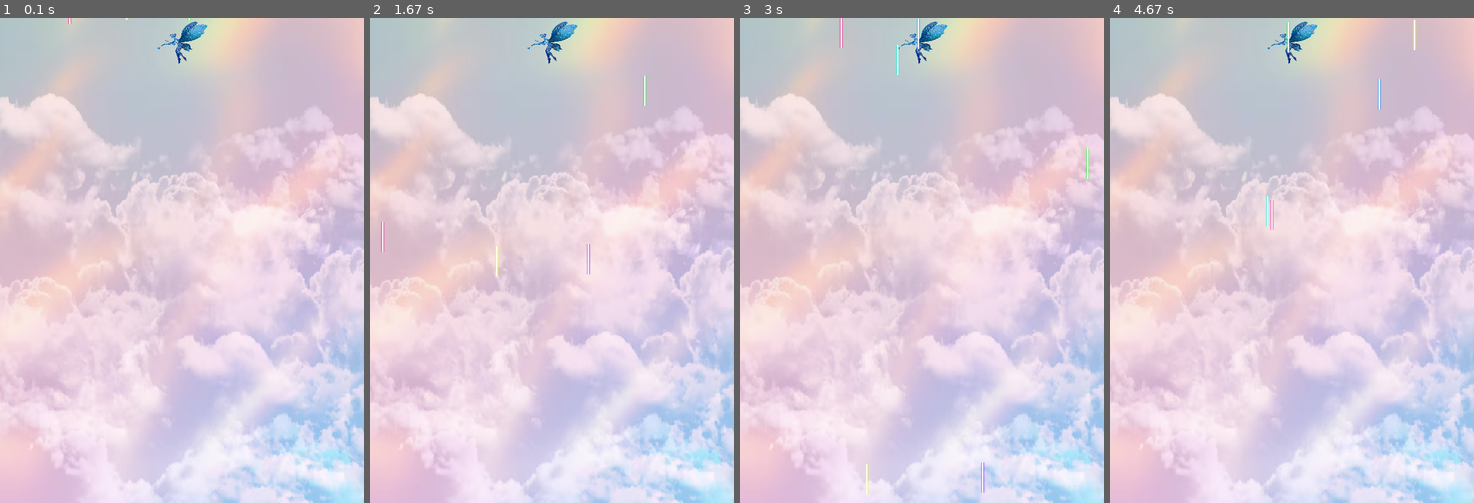
Above: before the commit, frames 1-4 (left to right).
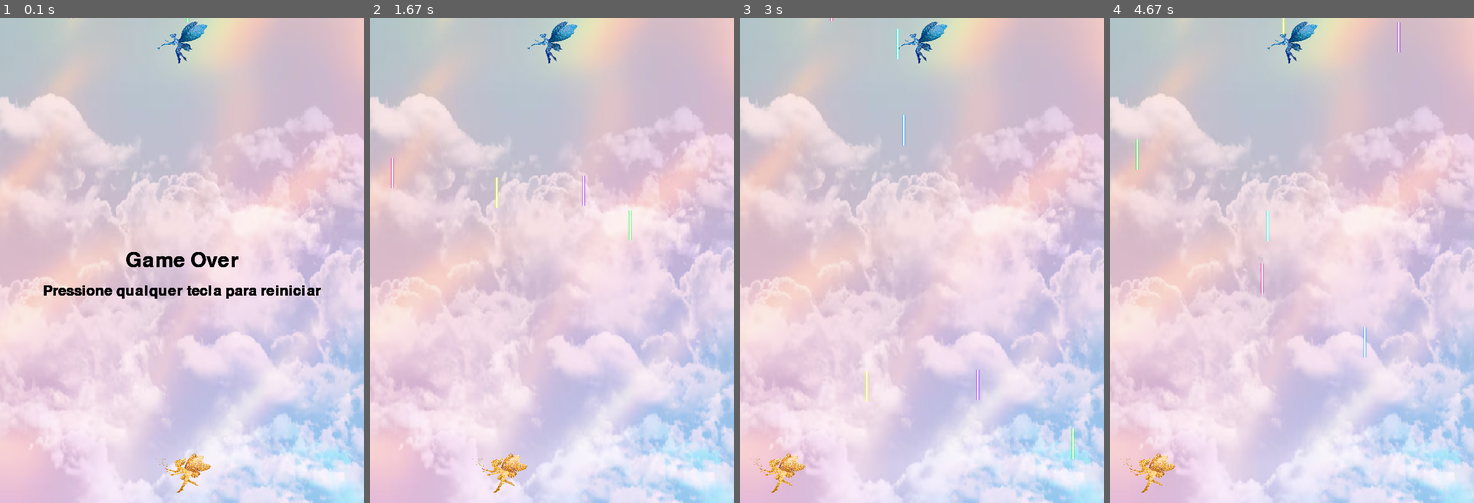
Above: after the commit, the same moments.

Repository: liviagcarvalho/pygame-Isabela-L-via-e-Paula
Game: pygame game, started from telafinal.py
Two runs of this game, one before a commit and one after it. Both use one fixed random seed, a clock stepped at 60 frames per second and the inputs below.
Inputs:
- Up to frame 1 (0.1 s): no input
- Up to frame 2 (1.67 s): hold Right 0.33-0.8 s; hold Right 0.83-1.3 s; hold Left from 1.33 s (still down)
- Up to frame 3 (3 s): release Left at 1.87 s; hold Left 1.9-2.3 s
- Up to frame 4 (4.67 s): no input

The runs differ from the first frame. In frame 1, 1.7% of the frame differs, in the area x 12-89%, y 0-98%; in frame 2, 0.8%; in frame 3, 1.0%; in frame 4, 1.0%.

Commit message:
concerto tela final

Diff:
--- a/telafinal.py
+++ b/telafinal.py
@@ -1,7 +1,6 @@
-
-
 import pygame
 import random
+import sys
 
 pygame.init()
 
@@ -11,11 +10,13 @@
 window = pygame.display.set_mode((WIDTH, HEIGHT))
 pygame.display.set_caption('🧚🏼🧚🏼‍♀️Fairy Game🧚🏼‍♀️🧚🏼')
 
+# ----- Carrega imagens
+
 # Carregando a imagem de fundo
 imagem_fundo = pygame.image.load('assets/img/Fundo_pygame.png').convert()
 imagem_fundo = pygame.transform.scale(imagem_fundo, (WIDTH, HEIGHT))
 
-# Carregando a imagem da fada mal
+# imagem da fada mal
 imagem_fada_mal = pygame.image.load('assets/img/FADAmal.png').convert_alpha()
 fada_mal_width = 120
 fada_mal_height = 80
@@ -23,6 +24,15 @@
 fada_mal_rect = imagem_fada_mal.get_rect()
 fada_mal_rect.centerx = WIDTH // 2  # Centraliza a fada mal horizontalmente
 fada_mal_rect.top = 0  # Posiciona a fada mal no topo da janela
+
+# imagem fada bem
+fada_bem_width = 120
+fada_bem_height = 80
+imagem_fada_bem = pygame.image.load('assets/img/FADAbem.png').convert_alpha()
+imagem_fada_bem = pygame.transform.scale(imagem_fada_bem, (fada_bem_width, fada_bem_height))
+
+# tiro brilho
+imagem_tiro = pygame.image.load('assets/img/Raio_fada_bem.png').convert_alpha()
 
 # Carregando imagens dos lasers
 LASER_img_roxo = pygame.image.load('assets/img/Laser_roxo.png').convert_alpha()
@@ -42,11 +52,38 @@
 LASER_img_verdeagua_small = pygame.transform.scale(LASER_img_verdeagua, (LASER_WIDTH, LASER_HEIGHT))
 LASER_img_amarelo_small = pygame.transform.scale(LASER_img_amarelo, (LASER_WIDTH, LASER_HEIGHT))
 
-game = True
-clock = pygame.time.Clock()
-FPS = 30
-
-# CLASSE LASER
+# ----- CLASSE FADA BEM
+class FADA_BEM(pygame.sprite.Sprite):
+    def __init__(self, img, all_sprites, all_tiros, imagem_tiro):
+        # Construtor da classe mãe (Sprite).
+        pygame.sprite.Sprite.__init__(self)
+
+        self.image = img
+        self.rect = self.image.get_rect()
+        self.rect.centerx = WIDTH / 2
+        self.rect.bottom = HEIGHT - 10
+        self.speedx = 0
+        self.all_sprites = all_sprites
+        self.all_tiro = all_tiros
+        self.imagem_img = imagem_tiro
+
+    def update(self):
+        # Atualização da posição da fada
+        self.rect.x += self.speedx
+
+        # Mantem dentro da tela
+        if self.rect.right > WIDTH:
+            self.rect.right = WIDTH
+        if self.rect.left < 0:
+            self.rect.left = 0
+
+    def shoot(self):
+        # A nova bala vai ser criada logo acima e no centro horizontal da nave
+        new_tiro = TIRO(self.imagem_img, self.rect.top, self.rect.centerx)
+        self.all_sprites.add(new_tiro)
+        self.all_tiro.add(new_tiro)
+
+# ----- CLASSE LASER
 class LASER(pygame.sprite.Sprite):
     def __init__(self, img):
         pygame.sprite.Sprite.__init__(self)
@@ -55,7 +92,7 @@
         self.rect.x = random.randint(0, WIDTH - LASER_WIDTH)
         self.rect.y = random.randint(-100, -LASER_HEIGHT)
         self.speedx = random.randint(-3, 3)
-        self.speedy = random.randint(2, 9)
+        self.speedy = random.randint(2, 9) # velocidade (4,12) - para ultima fase (3,10) segunda fase
 
     def update(self):
         self.rect.x += self.speedx
@@ -64,69 +101,150 @@
             self.rect.x = random.randint(0, WIDTH - LASER_WIDTH)
             self.rect.y = random.randint(-100, -LASER_HEIGHT)
             self.speedx = random.randint(-3, 3)
-            self.speedy = random.randint(2, 9)
-
-# Criando um grupo de sprites para os lasers
-all_sprites = pygame.sprite.Group()
-
-# Criando os lasers e adicionando ao grupo de sprites
-l1 = LASER(LASER_img_roxo_small)
-l2 = LASER(LASER_img_azul_small)
-l3 = LASER(LASER_img_rosa_small)
-l4 = LASER(LASER_img_verde_small)
-l5 = LASER(LASER_img_verdeagua_small)
-l6 = LASER(LASER_img_amarelo_small)
-all_sprites.add(l1, l2, l3, l4, l5, l6)
-
-def show_end_screen(message):
-    window.fill((0, 0, 0))  # Preenche a tela com preto
-    font = pygame.font.SysFont(None, 55)
-    text = font.render(message, True, (255, 255, 255))
-    subtext = font.render('Clique em qualquer botão para reiniciar', True, (255, 255, 255))
-    text_rect = text.get_rect(center=(WIDTH // 2, HEIGHT // 2 - 50))
+            self.speedy = random.randint(2, 9) # velocidade (4,12) - para ultima fase (3,10) segunda fase
+
+# ----- CLASSE TIRO
+class TIRO(pygame.sprite.Sprite):
+    # Construtor da classe.
+    def __init__(self, img, bottom, centerx):
+        # Construtor da classe mãe (Sprite).
+        pygame.sprite.Sprite.__init__(self)
+
+        self.image = img
+        self.rect = self.image.get_rect()
+
+        # Coloca no lugar inicial definido em x, y do constutor
+        self.rect.centerx = centerx
+        self.rect.bottom = bottom
+        self.speedy = -10  # Velocidade fixa para cima
+
+    def update(self):
+        # A bala só se move no eixo y
+        self.rect.y += self.speedy
+
+        # Se o tiro passar do inicio da tela, morre.
+        if self.rect.bottom < 0:
+            self.kill()
+
+# ----- Definindo outras variáveis do jogo
+def game_over_screen(window, WIDTH, HEIGHT):
+    font = pygame.font.Font(None, 50)
+    subfont = pygame.font.Font(None, 36)  # Fonte menor para a submensagem
+    text = font.render('Game Over', True, (0, 0, 0))
+    text_rect = text.get_rect(center=(WIDTH // 2, HEIGHT // 2))
+    subtext = subfont.render('Pressione qualquer tecla para reiniciar', True, (0, 0, 0))
     subtext_rect = subtext.get_rect(center=(WIDTH // 2, HEIGHT // 2 + 50))
-    window.blit(text, text_rect)
-    window.blit(subtext, subtext_rect)
-    pygame.display.flip()
+
 
     waiting = True
     while waiting:
         for event in pygame.event.get():
             if event.type == pygame.QUIT:
                 pygame.quit()
-                exit()
-            if event.type == pygame.KEYDOWN or event.type == pygame.MOUSEBUTTONDOWN:
+                sys.exit()
+            if event.type == pygame.KEYDOWN:
                 waiting = False
 
-# ===== Loop principal =====
-while game:
-    clock.tick(FPS)
-
-    # Trata eventos
-    for event in pygame.event.get():
-        if event.type == pygame.QUIT:
-            game = False
-
-    # Atualiza estado do jogo
-    all_sprites.update()
-
-    # Verifica condições de fim de jogo
-    # Exemplo de condição: se a fada colidir com um laser
-    # if pygame.sprite.spritecollideany(imagem_fada_mal, all_sprites):
-    #     show_end_screen("Fim de jogo")
-    #     # Resetar o estado do jogo aqui
-
-    # Exemplo de condição: vitória do jogador (criar uma condição de vitória)
-    # if venceu_o_jogo:
-    #     show_end_screen("Parabéns! Você venceu!")
-    #     # Resetar o estado do jogo aqui
-
-    # Gera saídas
-    window.blit(imagem_fundo, (0, 0))
-    window.blit(imagem_fada_mal, fada_mal_rect)
-    all_sprites.draw(window)
-
-    pygame.display.flip()
-
-# Finalização
-pygame.quit()
+        window.blit(text, text_rect)
+        window.blit(subtext, subtext_rect)
+        pygame.display.flip()
+
+def victory_screen(window, WIDTH, HEIGHT):
+    font = pygame.font.Font(None, 50)
+    subfont = pygame.font.Font(None, 36)  # Fonte menor para a submensagem
+    text1 = font.render('Parabéns, você derrotou a fada má', True, (0, 0, 0))
+    text_rect1 = text1.get_rect(center=(WIDTH // 2, HEIGHT // 2 - 35))
+    text2 = font.render('e salvou o Reino das Fadas!', True, (0, 0, 0))
+    text_rect2 = text2.get_rect(center=(WIDTH // 2, HEIGHT // 2))
+    subtext = subfont.render('Pressione qualquer tecla para reiniciar', True, (0, 0, 0))
+    subtext_rect = subtext.get_rect(center=(WIDTH // 2, HEIGHT // 2 + 50))
+
+    waiting = True
+    while waiting:
+        for event in pygame.event.get():
+            if event.type == pygame.QUIT:
+                pygame.quit()
+                sys.exit()
+            if event.type == pygame.KEYDOWN:
+                waiting = False
+
+        window.blit(text1, text_rect1)
+        window.blit(text2, text_rect2)
+        window.blit(subtext, subtext_rect)
+        pygame.display.flip()
+
+def main():
+    game = True
+    clock = pygame.time.Clock()
+    FPS = 30
+
+    all_sprites = pygame.sprite.Group()
+    all_tiros = pygame.sprite.Group()
+
+    # Criando o jogador
+    jogador = FADA_BEM(imagem_fada_bem, all_sprites, all_tiros, imagem_tiro)
+    all_sprites.add(jogador)
+
+    # Criando os lasers e adicionando ao grupo de sprites
+    l1 = LASER(LASER_img_roxo_small)
+    l2 = LASER(LASER_img_azul_small)
+    l3 = LASER(LASER_img_rosa_small)
+    l4 = LASER(LASER_img_verde_small)
+    l5 = LASER(LASER_img_verdeagua_small)
+    l6 = LASER(LASER_img_amarelo_small)
+    all_sprites.add(l1, l2, l3, l4, l5, l6)
+
+    player_won = False
+    player_lost = True
+
+    # ===== Loop principal =====
+    while game:
+        clock.tick(FPS)
+
+        # ----- Trata eventos
+        for event in pygame.event.get():
+            # ----- Verifica consequências
+            if event.type == pygame.QUIT:
+                game = False
+            # Verifica se apertou alguma tecla.
+            if event.type == pygame.KEYDOWN:
+                # Dependendo da tecla, altera a velocidade.
+                if event.key == pygame.K_LEFT:
+                    jogador.speedx -= 4
+                if event.key == pygame.K_RIGHT:
+                    jogador.speedx += 4
+            # Verifica se soltou alguma tecla.
+            if event.type == pygame.KEYUP:
+                # Dependendo da tecla, altera a velocidade.
+                if event.key == pygame.K_LEFT:
+                    jogador.speedx += 4
+                if event.key == pygame.K_RIGHT:
+                    jogador.speedx -= 4
+
+        # Atualiza estado do jogo
+        all_sprites.update()
+
+        # Gera saídas
+        window.blit(imagem_fundo, (0, 0))  # Desenha o fundo
+        window.blit(imagem_fada_mal, fada_mal_rect)  # Desenha a fada mal
+        all_sprites.draw(window)
+
+        pygame.display.flip()
+
+        # Verifica condições de vitória e derrota
+        # Aqui você deve adicionar a lógica real para determinar vitória e derrota
+        # Este é apenas um exemplo simplificado
+        if player_lost:
+            game_over_screen(window, WIDTH, HEIGHT)
+            # Reinicia o jogo ou faz algo apropriado aqui
+            player_lost = False  # reset para teste
+        if player_won:
+            victory_screen(window, WIDTH, HEIGHT)
+            # Reinicia o jogo ou faz algo apropriado aqui
+            player_won = False  # reset para teste
+
+    # Finalização
+    pygame.quit()
+
+if __name__ == "__main__":
+    main()
